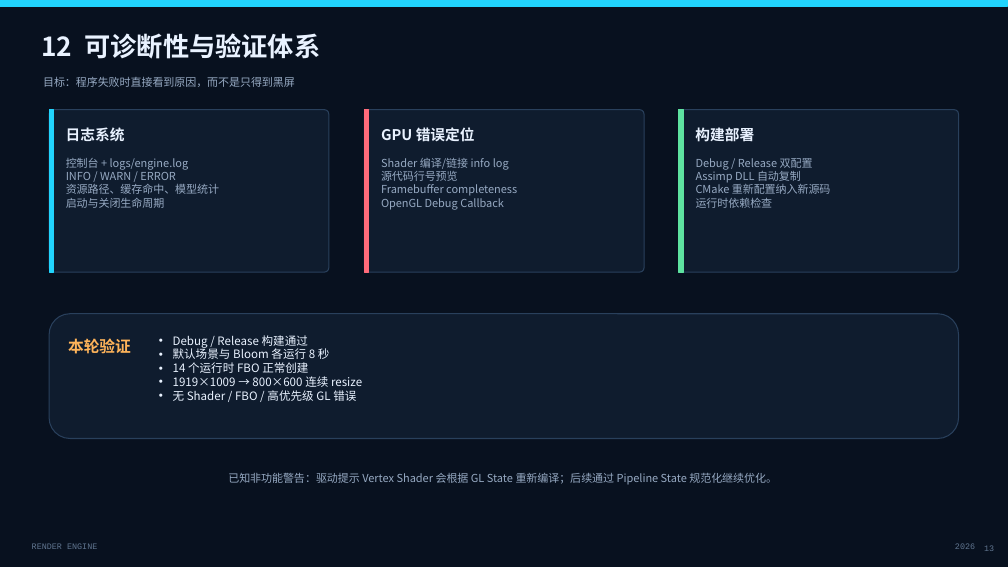
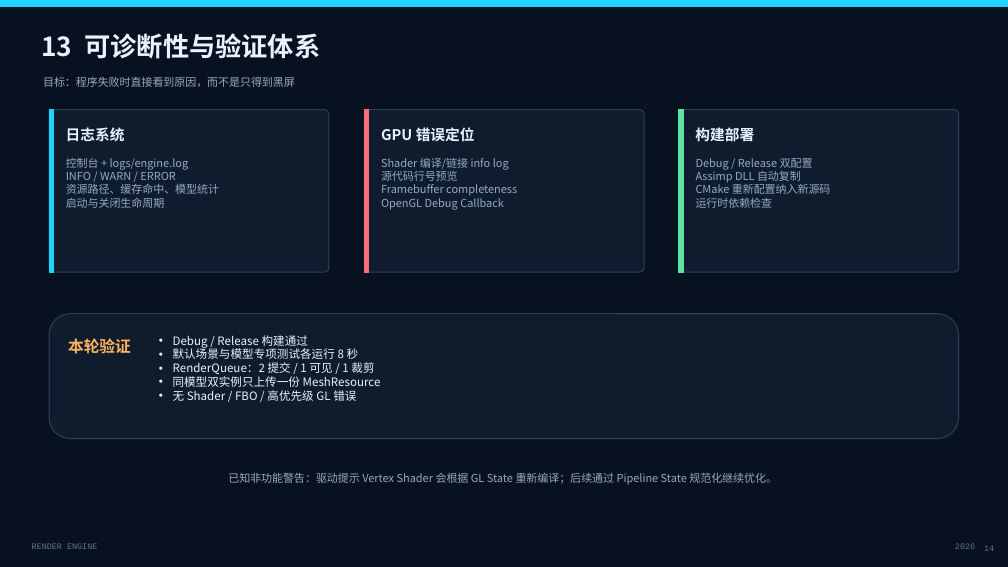
Before and after one commit to liurirui/rendering-engine, a slide deck: slide 14 of docs/RenderEngine_Project_Overview.pptx (slide 13 before the commit). Drawn at 1008x567 pixels with LibreOffice and Linux fonts; fonts in the diff are those of the drawing. Boxes give left, top, right and bottom in pixels: in the first picture for what was removed or moved away, otherwise in the second. Text is boxed around its words. In the diff, an @@ line names an element or a change of style, - is before the commit and + after.

Commit message:
构建基于 Bounds 的 RenderQueue 与视锥裁剪流程

```diff
--- a/docs/RenderEngine_Project_Overview.pptx
+++ b/docs/RenderEngine_Project_Overview.pptx
@@ text at (42,33,320,59): text changed @@
-12 可诊断性与验证体系
+13 可诊断性与验证体系
@@ text at (173,346,381,387): text changed @@
-• 默认场景与 Bloom 各运行 8 秒
-• 14 个运行时 FBO 正常创建
-• 1919×1009 → 800×600 连续 resize
+• 默认场景与模型专项测试各运行 8 秒
+• RenderQueue：2 提交 / 1 可见 / 1 裁剪
+• 同模型双实例只上传一份 MeshResource
```
Also in this commit, not shown: 6 other slides changed, 1 slide added, 18 other files.
